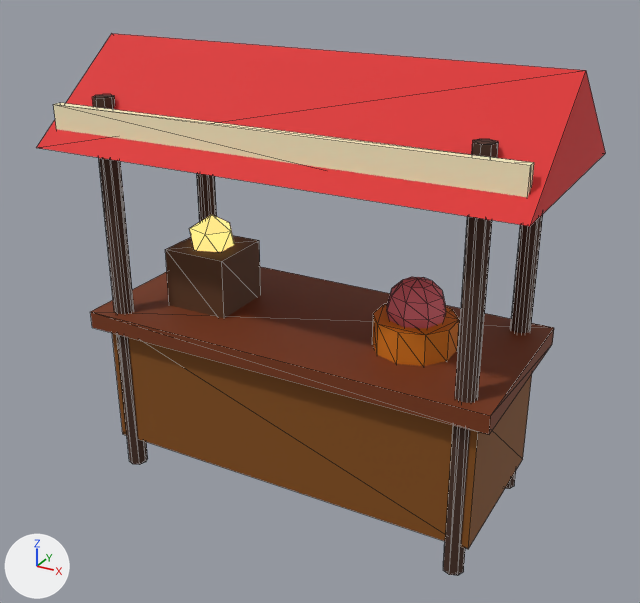
A saved change to the glTF model modelos/entorno/puesto_tawi.glb.
One viewpoint serves both versions: a 50 mm camera at (2.16, -3.91, 3.06) aimed at (-0.01, 0.05, 1.09). Lighting does not change. The marker at lower left points along +X, +Y and +Z. The older version comes first. Mesh edges are drawn as thin lines. Where no turn or scale is listed for an object, it has been applied to the vertices. Vertices at exactly the same position are counted once.
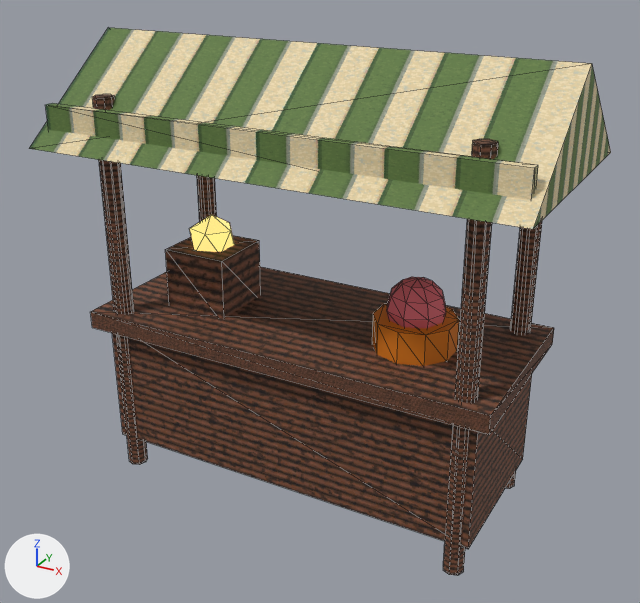
Location of each change, (x1, y1, x2, y2) in pixels of the pictures (640 x 603 px; the box of a moved part takes in the faces that stretch with it):
'Puesto_Toldo', recoloured, surface changed, rescaled: before (36, 34, 605, 226); after (29, 28, 611, 229)
'Cube', recoloured: (112, 333, 532, 549) in both
'Cube.001', recoloured, surface changed: (91, 267, 554, 435) in both
'Cube.002', recoloured, surface changed, moved, rescaled: before (53, 103, 534, 197); after (46, 103, 538, 200)
'Cylinder.002', recoloured, surface changed: (443, 139, 498, 575) in both
'Cube.004', recoloured, surface changed: (165, 237, 261, 318) in both
'Cylinder', recoloured: (92, 94, 147, 464) in both
'Cylinder.003', recoloured, surface changed: (506, 221, 542, 489) in both
part 3 of me_cylinder_003, surface changed: before (506, 214, 543, 489); after (506, 221, 542, 489)
part 4 of me_puesto_toldo, moved or reshaped: before (36, 34, 605, 226); after (29, 28, 611, 229)
part 7 of me_cube_004, surface changed: (165, 239, 261, 318) in both

The change, as a diff of the scene's bpy script:
```diff
--- a/modelos/entorno/puesto_tawi.glb.py
+++ b/modelos/entorno/puesto_tawi.glb.py
@@ me_cube @@
 me_cube.from_pydata(...)  # 8 vertices, 12 faces; spans x -1.1..1.1, y -0.45..0.45, z -0.38..0.38
-me_cube.materials.append(mat_mat_madera_tablas)  # brown #854d0e
+me_cube.materials.append(mat_mat_puesto_madera)  # picture img_pared_troncos_tile
@@ me_cube_001 @@
 me_cube_001.from_pydata(...)  # 8 vertices, 12 faces; spans x -1.17..1.17, y -0.52..0.52, z -0.05..0.05
-me_cube_001.materials.append(mat_mat_madera_viga)  # brown #78350f
+# me_cube_001 part 1: texture (UV) coordinates of 12 of 12 faces, centred in x -1.17..1.17, y -0.52..0.52, z -0.05..0.05, changed; they spanned u 0.12..0.88, v 0.0..1.0 and now span u -1.0..1.0, v -0.5..0.5
+me_cube_001.materials.append(mat_mat_puesto_madera)  # picture img_pared_troncos_tile
@@ me_cylinder @@
 me_cylinder.from_pydata(...)  # 16 vertices, 28 faces; spans x -0.05..0.05, y -0.05..0.05, z -1.1..1.1
-me_cylinder.materials.append(mat_mat_arbol_corteza)  # brown #452b1f
+me_cylinder.materials.append(mat_mat_puesto_madera)  # picture img_pared_troncos_tile
@@ me_cylinder_001 @@
 me_cylinder_001.from_pydata(...)  # 16 vertices, 28 faces; spans x -0.05..0.05, y -0.05..0.05, z -1.1..1.1
-me_cylinder_001.materials.append(mat_mat_arbol_corteza)  # brown #452b1f
+me_cylinder_001.materials.append(mat_mat_puesto_madera)  # picture img_pared_troncos_tile
@@ me_cylinder_002 @@
 me_cylinder_002.from_pydata(...)  # 16 vertices, 28 faces; spans x -0.05..0.05, y -0.05..0.05, z -1.1..1.1
-me_cylinder_002.materials.append(mat_mat_arbol_corteza)  # brown #452b1f
+# me_cylinder_002 part 2: texture (UV) coordinates of 28 of 28 faces, centred in x -0.05..0.05, y -0.05..0.05, z -1.1..1.1, changed; they spanned u 0.0..1.0, v 0.01..1.0 and now span u 0.12..1.0, v -2.2..2.2
+me_cylinder_002.materials.append(mat_mat_puesto_madera)  # picture img_pared_troncos_tile
@@ me_cylinder_003 @@
 me_cylinder_003.from_pydata(...)  # 16 vertices, 28 faces; spans x -0.05..0.05, y -0.05..0.05, z -1.1..1.1
-me_cylinder_003.materials.append(mat_mat_arbol_corteza)  # brown #452b1f
+# me_cylinder_003 part 3: texture (UV) coordinates of 28 of 28 faces, centred in x -0.05..0.05, y -0.05..0.05, z -1.1..1.1, changed; they spanned u 0.0..1.0, v 0.01..1.0 and now span u 0.12..1.0, v -2.2..2.2
+me_cylinder_003.materials.append(mat_mat_puesto_madera)  # picture img_pared_troncos_tile
@@ me_puesto_toldo @@
-me_puesto_toldo.from_pydata(...)  # 6 vertices, 8 faces; spans x -1.3..1.3, y -0.65..0.65, z 1.95..2.45
-me_puesto_toldo.materials.append(mat_mat_tela_toldo)  # red #dc2626
+me_puesto_toldo.from_pydata(...)  # 6 vertices, 8 faces; spans x -1.32..1.32, y -0.68..0.68, z 1.95..2.48
+# me_puesto_toldo part 4: the whole mesh is scaled about its middle by (1.02, 1.05, 1.06), then moved by (0.0, 0.0, 0.01)
+# me_puesto_toldo part 5: texture (UV) coordinates changed
+me_puesto_toldo.materials.append(mat_mat_puesto_toldo)  # picture img_toldo_rayas_tile
@@ me_cube_002 @@
 me_cube_002.from_pydata(...)  # 8 vertices, 12 faces; spans x -0.5..0.5, y -0.5..0.5, z -0.5..0.5
 # used by ob_cube_002; location = (0.0, -0.52, 2.05); scale = (2.5, 0.05, 0.22)
-me_cube_002.materials.append(mat_mat_pino_puntos)  # beige #fef3c7
+# me_cube_002 part 6: texture (UV) coordinates of 12 of 12 faces, centred in x -0.5..0.5, y -0.5..0.5, z -0.5..0.5, changed; they spanned u 0.12..0.88, v 0.0..1.0 and now span u -1.0..1.0, v -0.25..0.25
+me_cube_002.materials.append(mat_mat_puesto_toldo)  # picture img_toldo_rayas_tile
@@ me_cube_004 @@
 me_cube_004.from_pydata(...)  # 8 vertices, 12 faces; spans x -0.19..0.19, y -0.19..0.19, z -0.19..0.19
-me_cube_004.materials.append(mat_mat_madera_tronco)  # brown #5c381e
+# me_cube_004 part 7: texture (UV) coordinates of 12 of 12 faces, centred in x -0.19..0.19, y -0.19..0.19, z -0.19..0.19, changed; they spanned u 0.12..0.88, v 0.0..1.0 and now span u -0.19..0.19, v -0.19..0.19
+me_cube_004.materials.append(mat_mat_puesto_madera)  # picture img_pared_troncos_tile
@@ ob_cube_002 @@
 ob_cube_002 = bpy.data.objects.new('Cube.002', me_cube_002)
-ob_cube_002.location = (0.0, -0.52, 2.05)
-ob_cube_002.scale = (2.5, 0.05, 0.22)
+ob_cube_002.location = (0.0, -0.55, 2.05)
+ob_cube_002.scale = (2.55, 0.05, 0.22)
```
